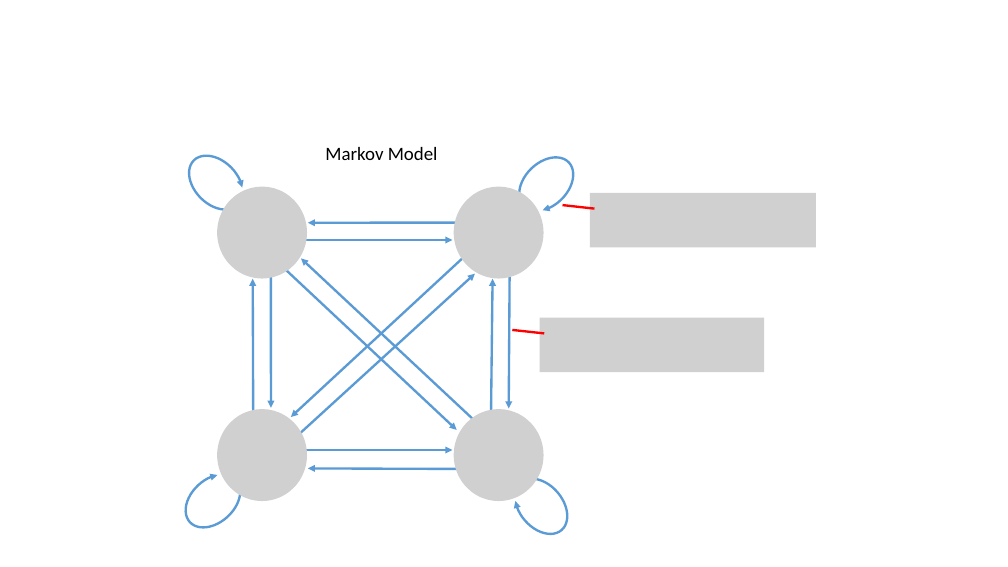
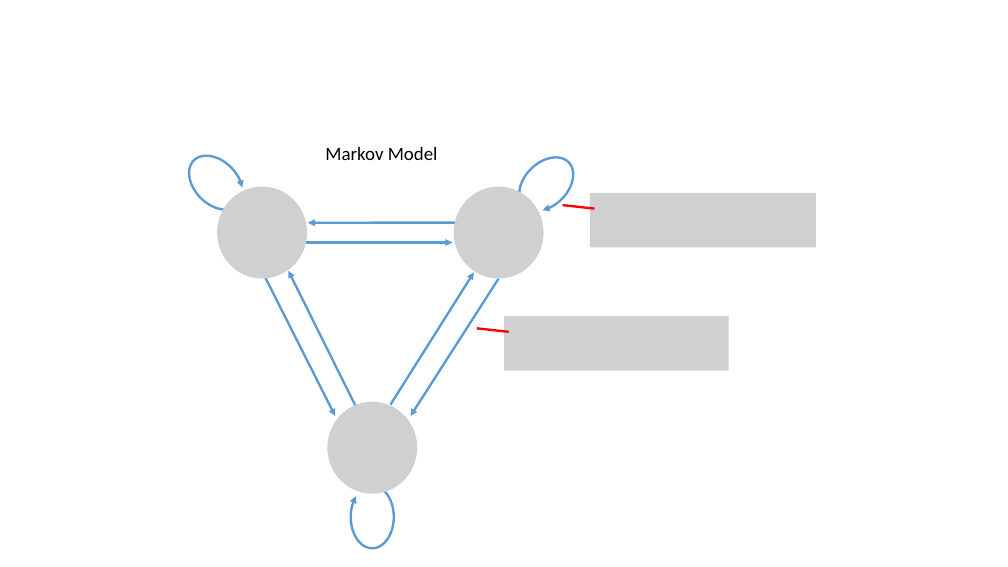
Before and after one commit to David-Taub/HOP-HMM, a slide deck: slide 11 of Help/Figures.pptx. Drawn at 1008x567 pixels with LibreOffice and Linux fonts; fonts in the diff are those of the drawing; grey boxes stand for pictures. Boxes give left, top, right and bottom in pixels: in the first picture for what was removed or moved away, otherwise in the second. Text is boxed around its words. In the diff, an @@ line names an element or a change of style, - is before the commit and + after.

```diff
--- a/Help/Figures.pptx
+++ b/Help/Figures.pptx
@@ arrow moved from (306, 240) - (452, 240) to (306, 243) - (452, 243) @@
@@ arrow moved from (275, 260) - (457, 430) to (263, 272) - (335, 416) @@
@@ arrow moved from (484, 430) - (301, 259) to (360, 414) - (288, 271) @@
@@ arrow moved from (491, 415) - (493, 279) to (390, 405) - (474, 272) @@
@@ arrow moved from (510, 271) - (509, 408) to (499, 278) - (411, 416) @@
@@ line moved from (513, 330) - (544, 333) to (477, 328) - (509, 332) @@
@@ picture: place and size @@
-picture at [540,318,765,372]
+picture at [504,316,729,371]
@@ group removed at [175,253,544,538]: 6 arrows, 2 pictures, 1 arc (boxed as its full ellipse) @@
@@ picture added at [327,402,417,494] @@
@@ arc (boxed as its full ellipse) at [351,485,394,548]: rotation 229 to 270 degrees @@
```
Also in this commit, not shown: 4 other slides changed, 1 other file.
